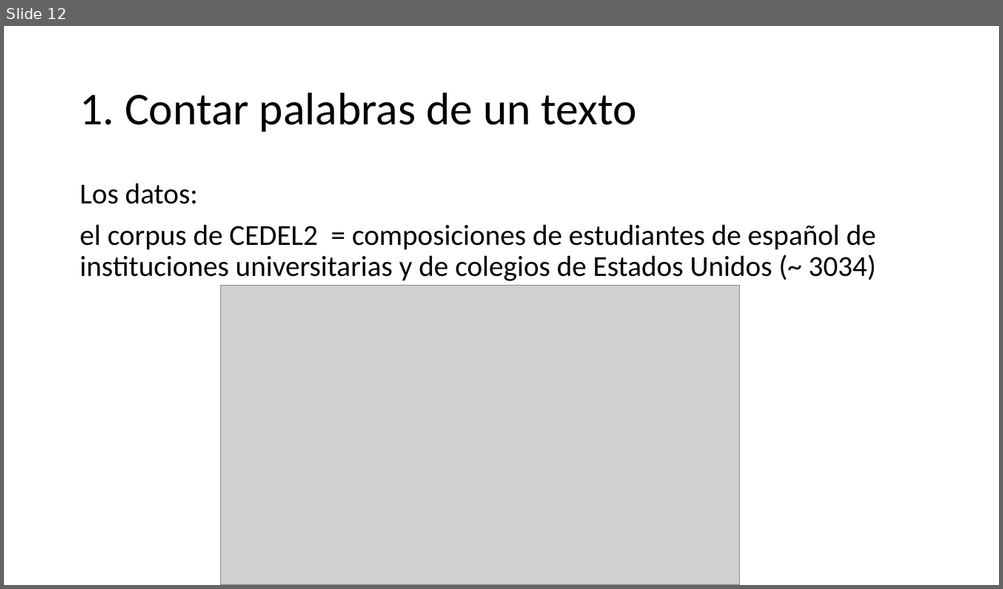
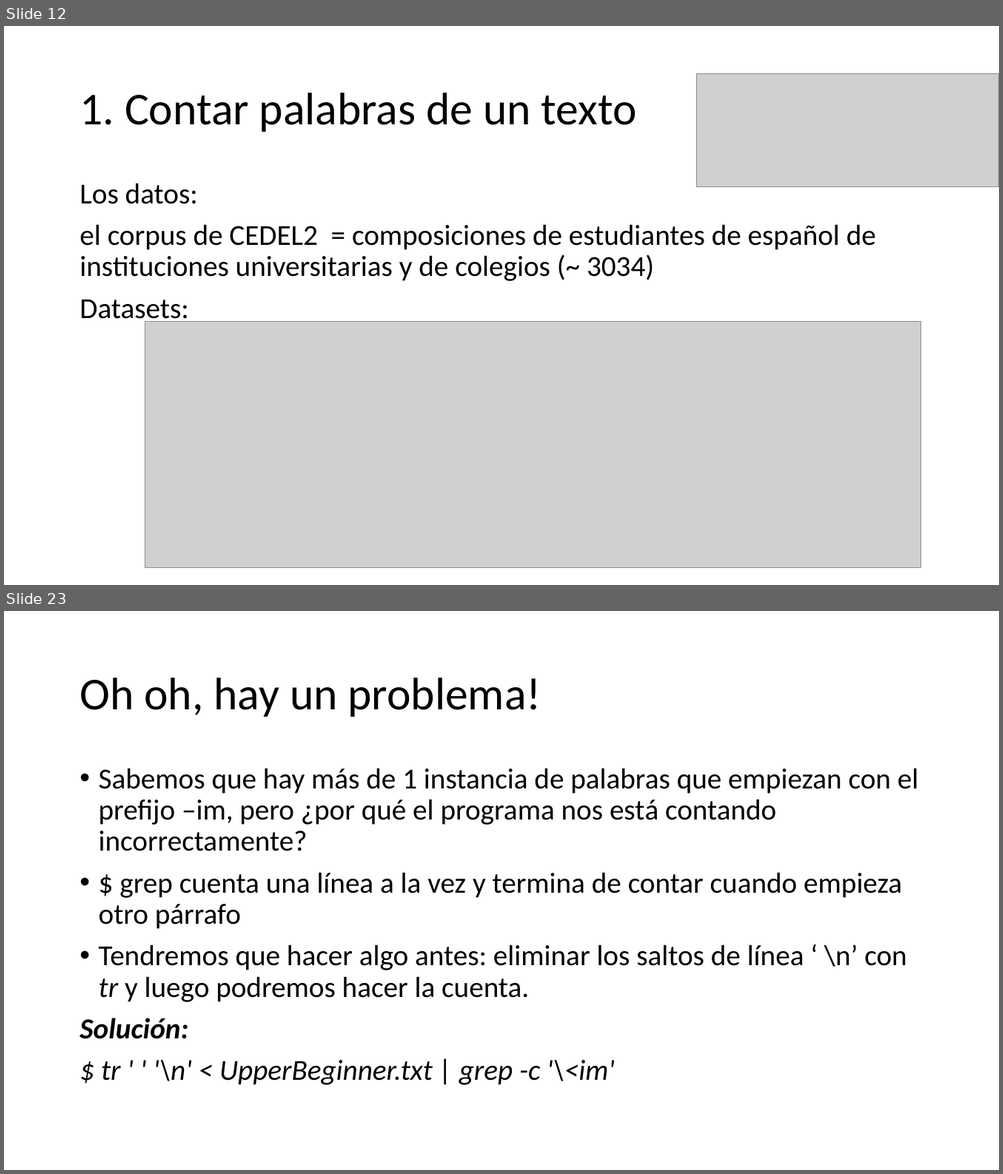
Before and after one commit to falconrr/NLP4SPanish2022, a slide deck: Week 1/Classes/Clase1.pptx. Shown one above the other, each under a label of ours: slide 12 before the commit, slides 12 and 23 after it; the slides between them are not shown. The pictures are 1003x589 and 1003x1174 pixels, drawn with LibreOffice and Linux fonts; fonts in the diff are those of the drawing; grey boxes stand for pictures. Boxes give left, top, right and bottom in pixels: in the first picture for what was removed or moved away, otherwise in the second. Text is boxed around its words. In the diff, an @@ line names an element or a change of style, - is before the commit and + after.

```diff
--- a/Week 1/Classes/Clase1.pptx
+++ b/Week 1/Classes/Clase1.pptx
@@ slide 23 added at <box>4,611,999,1170</box>, background #FFFFFF @@
@@ title added at <box>79,678,541,717</box>, 44 pt, text #000000 @@
+Oh oh, hay un problema!
@@ text added at <box>79,768,918,1085</box>, 28 pt, text #000000 @@
+• Sabemos que hay más de 1 instancia de palabras que empiezan con el prefijo –im, pero ¿por qué el programa nos está contando incorrectamente?
+• $ grep cuenta una línea a la vez y termina de contar cuando empieza otro párrafo
+• Tendremos que hacer algo antes: eliminar los saltos de línea ‘ \n’ con tr y luego podremos hacer la cuenta.
+Solución:
+$ tr ' ' '\n' < UpperBeginner.txt | grep -c '\<im'
@@ slide 12 changed as well @@
@@ picture added at <box>697,74,999,187</box> @@
@@ text at <box>79,224,876,326</box>: text changed @@
-el corpus de CEDEL2 = composiciones de estudiantes de español de instituciones universitarias y de colegios de Estados Unidos (~ 3034)
+el corpus de CEDEL2 = composiciones de estudiantes de español de instituciones universitarias y de colegios (~ 3034)
+Datasets:
@@ picture: place and size @@
-picture at <box>220,286,740,585</box>
+picture at <box>145,321,921,568</box>
```
Also in this commit, not shown: 3 other slides changed, 15 other slides added, 1 slide removed, 9 other files.
